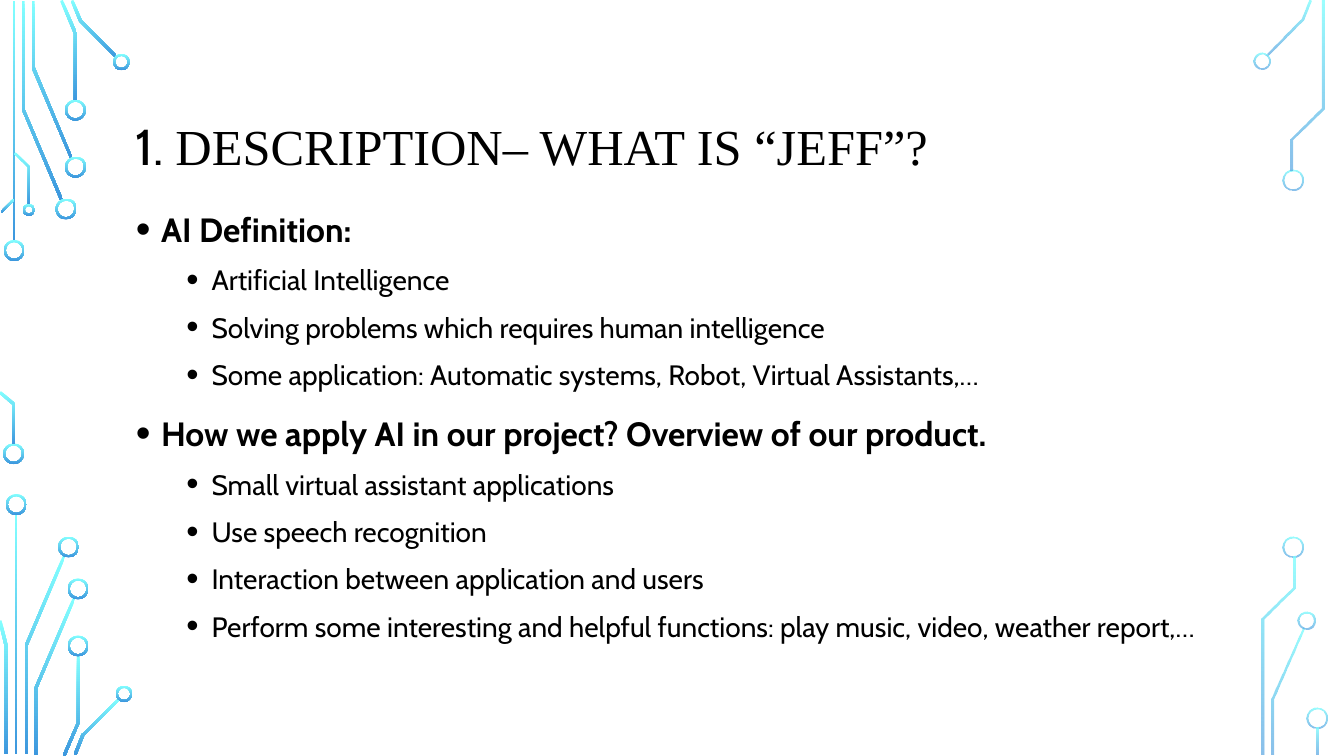
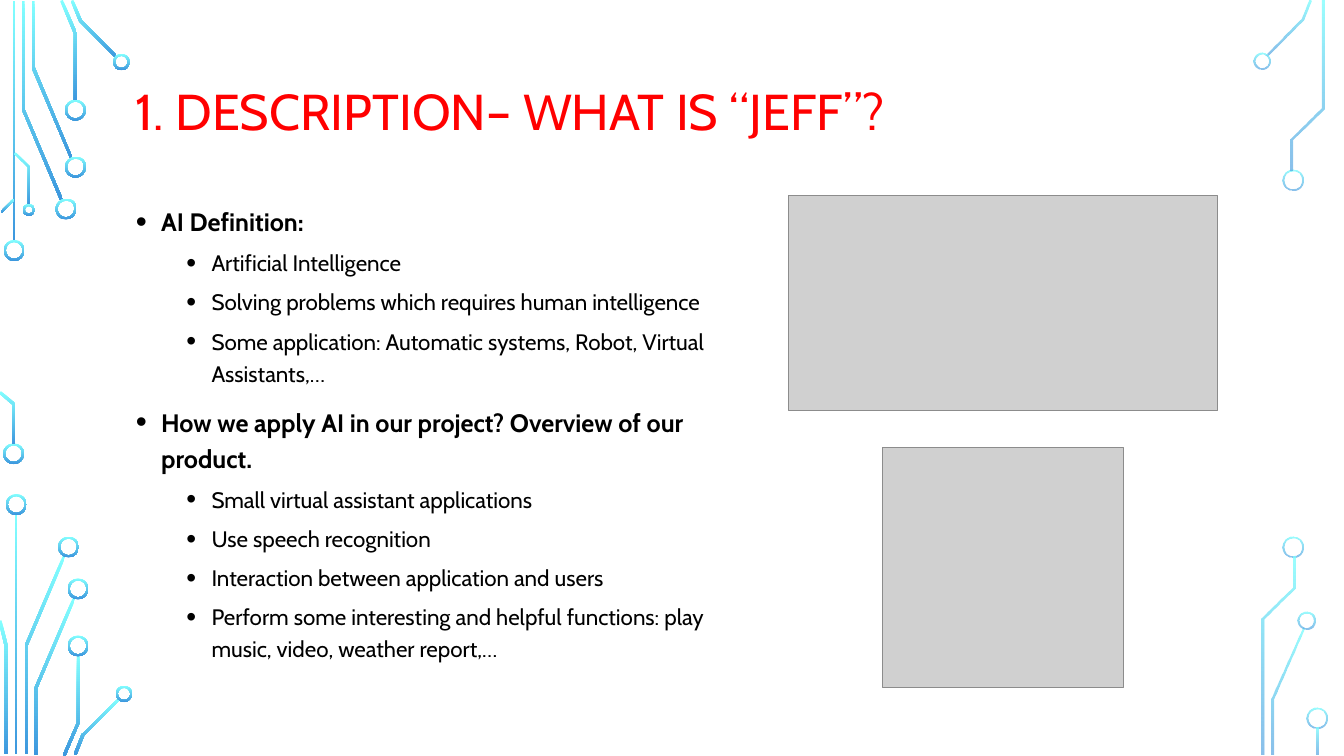
Before and after one commit to VNeseTalkingBush/IIT_asm_3, a slide deck: slide 2 of Group6_IIT_A3_Presentation.pptx. Drawn at 1344x756 pixels with LibreOffice and Linux fonts; fonts in the diff are those of the drawing; grey boxes stand for pictures; background and template pictures are left out. Boxes give left, top, right and bottom in pixels: in the first picture for what was removed or moved away, otherwise in the second. Text is boxed around its words. In the diff, an @@ line names an element or a change of style, - is before the commit and + after.

```diff
--- a/Group6_IIT_A3_Presentation.pptx
+++ b/Group6_IIT_A3_Presentation.pptx
@@ title "1. DESCRIPTION– WHAT IS “JEFF”?": place and size @@
-title "1. DESCRIPTION– WHAT IS “JEFF”?" at (136, 129, 927, 166)
+title "1. DESCRIPTION– WHAT IS “JEFF”?" at (136, 92, 885, 139)
@@ title "1. DESCRIPTION– WHAT IS “JEFF”?" at (136, 92, 885, 139): font Times New Roman to Cabin, text colour #000000 to #FF0000 @@
@@ text "AI Definition:" at (161, 212, 703, 663): size 24 to 18 pt in "AI Definition:", "How we apply AI in our project? ..."; size 20 to 16 pt in "Artificial Intelligence", "Solving problems which requires human intelligence", "Some application: Automatic systems, Robot, Virtual Assistan ...", "Small virtual assistant applications" and 3 more places @@
@@ picture added at (788, 196, 1218, 410) @@
@@ picture added at (883, 448, 1123, 688) @@
```
Also in this commit, not shown: 5 other slides changed, 1 slide added, 1 slide removed.
